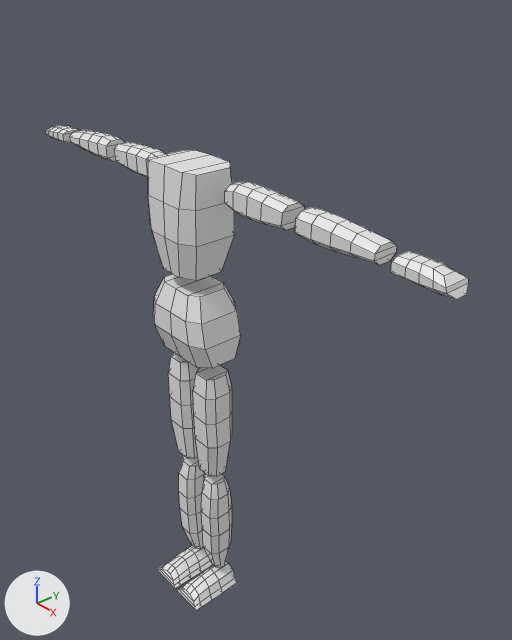
What one commit did to the Blender file Block Model/block_model.blend.
One viewpoint serves both versions: a 50 mm lens placed at (8.12, -5.79, 5.97), pointed at (0.43, 0.89, 0.5). Lighting does not change. The marker at lower left points along +X, +Y and +Z. Mesh edges are drawn as thin lines.
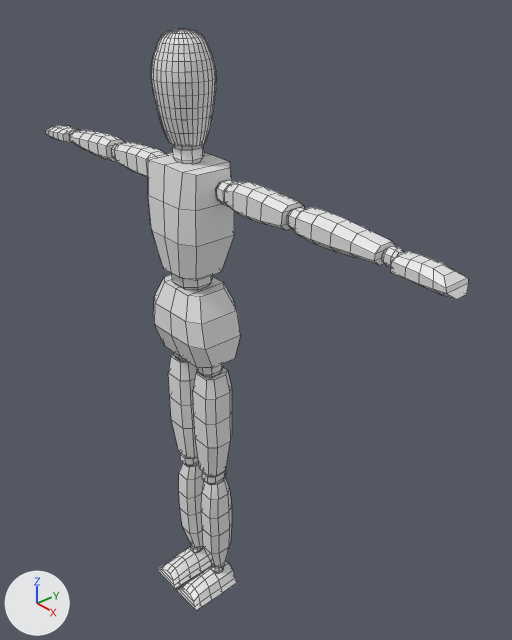
Edits to the scene script, one JSON object a line:
```json
{"block": "me_cube_002", "where": "# used by ob_cube; location = (0.0, 0.0, 0.67); scale = (0.584, 0.584, 0.584)"}
{"op": "remove", "block": "me_cube_002", "code": "me_cube_002.from_pydata(...)  # 328 vertices, 274 faces, 32 loose edges; spans x -1.71..7.75, y -1.71..1.71, z -9.54..4.34"}
{"op": "add", "block": "me_cube_002", "code": "me_cube_002.from_pydata(...)  # 1440 vertices, 1353 faces; spans x -7.75..7.75, y -1.28..0.82, z -9.54..7.29"}
{"block": "me_cube_002", "change": "me_cube_002 part 1: the loose piece of 40 vertices spanning x 3.83..5.99, y -0.06..0.59, z 3.44..4.08 is copied, and the copy is mirrored in x about the mesh origin; it spans x -5.99..-3.83, y -0.06..0.59, z 3.44..4.08"}
{"block": "me_cube_002", "change": "me_cube_002 part 2: the loose piece of 40 vertices spanning x 6.4..7.75, y -0.06..0.59, z 3.44..3.88 is copied, and the copy is mirrored in x about the mesh origin; it spans x -7.75..-6.4, y -0.06..0.59, z 3.44..3.88"}
{"block": "me_cube_002", "change": "me_cube_002 part 3: the loose piece of 40 vertices spanning x 0.11..1.08, y -0.43..0.48, z -4.83..-1.45 is copied, and the copy is mirrored in x about the mesh origin; it spans x -1.08..-0.11, y -0.43..0.48, z -4.83..-1.45"}
{"block": "me_cube_002", "change": "me_cube_002 part 4: the loose piece of 48 vertices spanning x 0.21..0.96, y -0.38..0.45, z -8.8..-5.23 is copied, and the copy is mirrored in x about the mesh origin; it spans x -0.96..-0.21, y -0.38..0.45, z -8.8..-5.23"}
{"block": "me_cube_002", "change": "me_cube_002 part 5: 32 vertices removed from x -1.71..1.71, y -1.71..1.71, z -1.15; 704 vertices added at x -3.81..3.81, y -0.82..0.82, z -1.47..7.29"}
{"block": "me_cube_002", "change": "me_cube_002 part 6: 64 vertices added at x -0.72..0.73, y -0.17..0.23, z -9.11..-8.76"}
{"block": "me_cube_002", "change": "me_cube_002 part 7: 64 vertices added at x -0.84..0.83, y -0.33..0.39, z -5.27..-4.81"}
{"block": "me_cube_002", "change": "me_cube_002 part 8: 32 vertices added at x 6.04..6.34, y 0.08..0.45, z 3.53..3.91"}
{"op": "remove", "block": "ob_cube", "code": "_m = ob_cube.modifiers.new('Mirror', 'MIRROR')"}
{"op": "remove", "block": "ob_cube", "code": "_m.use_clip = True"}
```

Boxes (x1, y1, x2, y2) around the edits, measured in the pictures (512 x 640 px):
```json
{"object": "Cube", "change": "reshaped, modifiers changed", "before": [45, 125, 469, 610], "after": [45, 29, 469, 610], "on screen": "20% taller"}
{"part": 1, "of": "me_cube_002", "change": "added", "after": [70, 130, 125, 161]}
{"part": 2, "of": "me_cube_002", "change": "added", "after": [45, 125, 78, 143]}
{"part": 3, "of": "me_cube_002", "change": "added", "after": [168, 352, 198, 458]}
{"part": 4, "of": "me_cube_002", "change": "added", "after": [179, 463, 204, 549]}
{"part": 5, "of": "me_cube_002", "change": "built on", "after": [111, 29, 305, 377]}
{"part": 6, "of": "me_cube_002", "change": "added", "after": [191, 544, 223, 573]}
{"part": 7, "of": "me_cube_002", "change": "added", "after": [180, 454, 226, 484]}
{"part": 8, "of": "me_cube_002", "change": "added", "after": [382, 246, 405, 267]}
```
